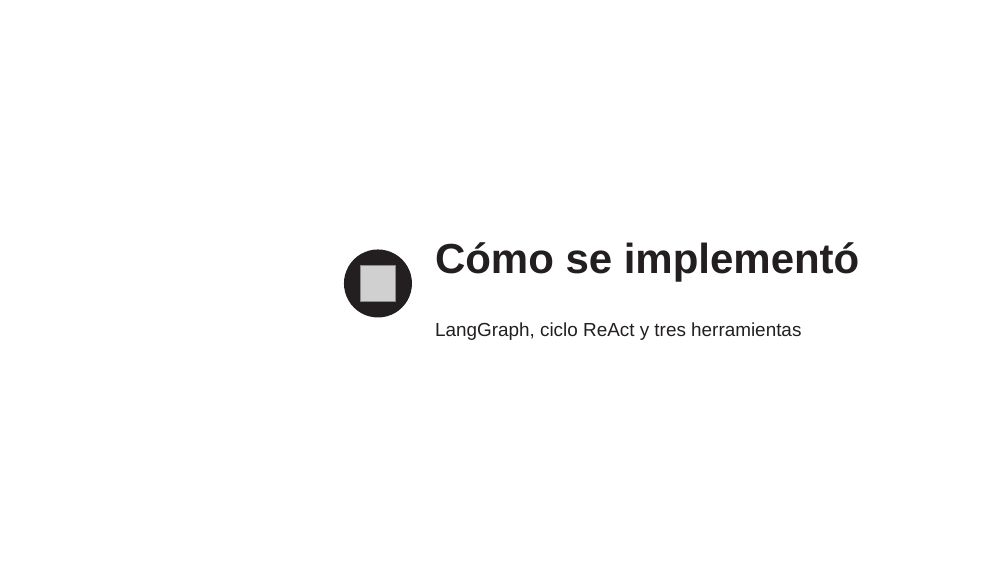
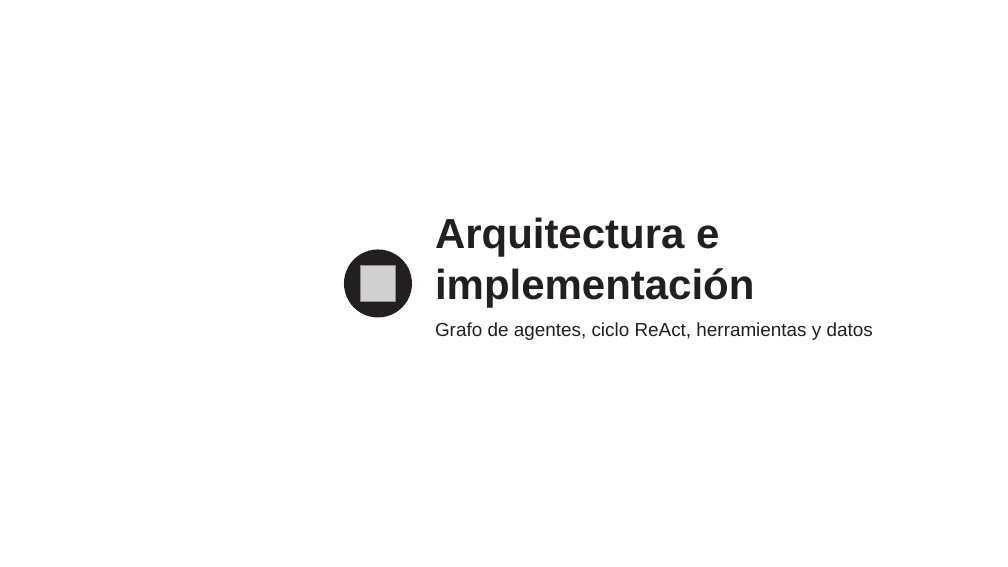
Before and after one commit to ricardoamiel/auditor-react, a slide deck: slide 6 of presentacion/Presentacion_Auditor_ReAct.pptx. Drawn at 1008x567 pixels with LibreOffice and Linux fonts; fonts in the diff are those of the drawing; grey boxes stand for pictures; background and template pictures are left out. Boxes give left, top, right and bottom in pixels: in the first picture for what was removed or moved away, otherwise in the second. Text is boxed around its words. In the diff, an @@ line names an element or a change of style, - is before the commit and + after.

Commit message:
Presentación con procesamiento de datos, pipeline y análisis de resultados; versión corta de 16 escenas

```diff
--- a/presentacion/Presentacion_Auditor_ReAct.pptx
+++ b/presentacion/Presentacion_Auditor_ReAct.pptx
@@ text at box(435, 217, 754, 307): text changed @@
-Cómo se implementó
+Arquitectura e implementación
@@ text at box(435, 322, 873, 340): text changed @@
-LangGraph, ciclo ReAct y tres herramientas
+Grafo de agentes, ciclo ReAct, herramientas y datos
```
Also in this commit, not shown: 16 other slides changed, 25 slides added, 8 other files.
